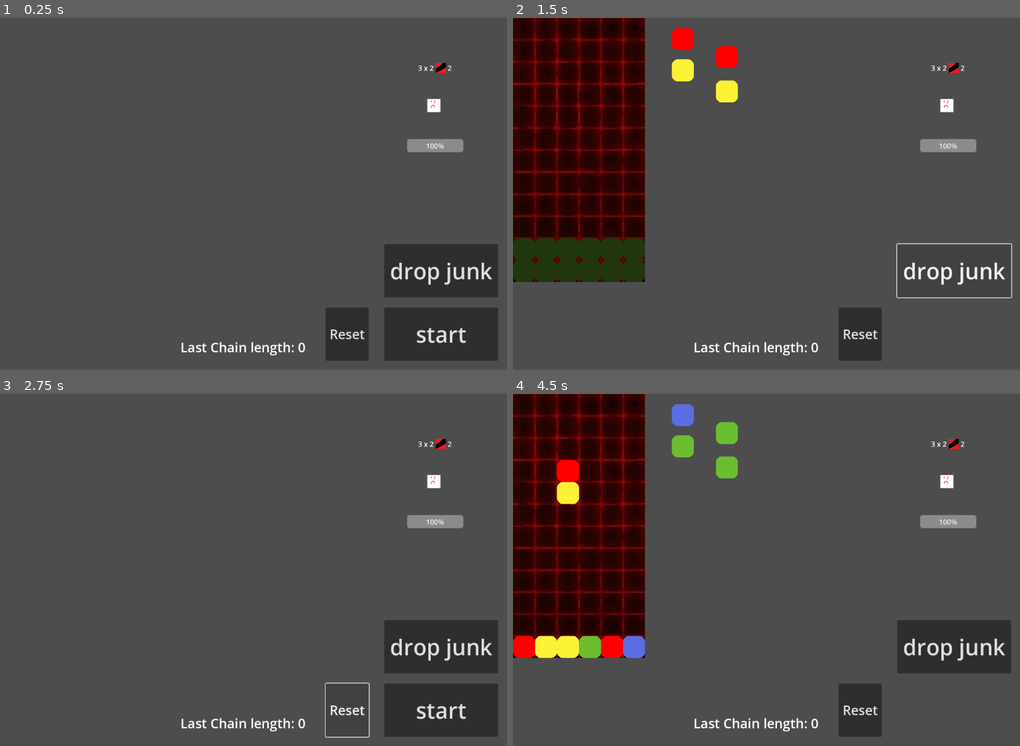
Above: before the commit, frames 1-4 (two rows, left to right).
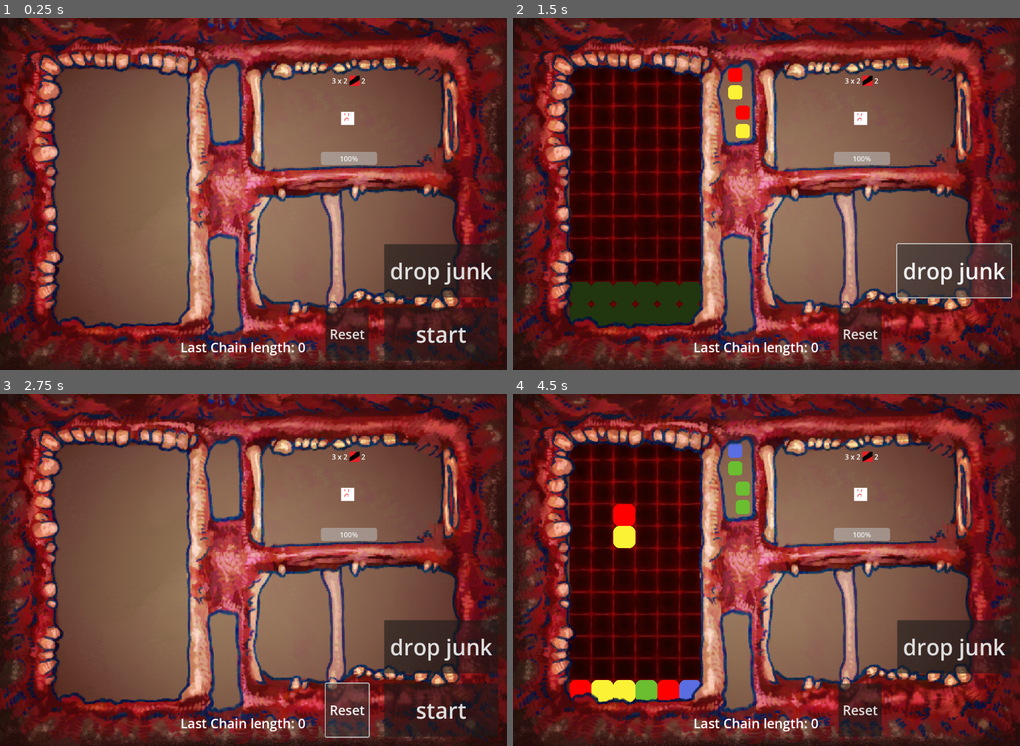
Above: after the commit, the same moments.

Repository: MarGamaDev/PuyoPuyoLike
Game: Godot game, scene res://Scenes/combat.tscn
The game is run twice, just before and just after one commit, with the same random seed, the same clock (stepped at 60 frames per second) and the same inputs. The engine's default icon, where the game draws it, is replaced by a stand-in: a white triangle on a blue panel in a dark square.
Inputs:
- Up to frame 1 (0.25 s): no input
- Up to frame 2 (1.5 s): click "start" at 0.5 s; click "drop junk" at 1.25 s
- Up to frame 3 (2.75 s): click "Reset" at 2 s
- Up to frame 4 (4.5 s): click "start" at 2.75 s; tap Enter at 3.5 s; hold D (puyo_right) 3.53-4.28 s; tap 1 (TESTING_player_spawn) at 3.6 s; tap Space at 4.25 s; hold S (puyo_down) from 4.28 s (still down); tap J (puyo_rotate) at 4.35 s

The runs differ from the first frame. In frame 1, 94% of the frame differs, in the area x 0-100%, y 0-100%; in frame 2, 89%; in frame 3, 94%; in frame 4, 89%.

Commit message:
added the frame and background art

Diff:
--- a/Scenes/combat.tscn
+++ b/Scenes/combat.tscn
@@ -1,23 +1,50 @@
-[gd_scene load_steps=6 format=3 uid="uid://d3naap4gnytxh"]
+[gd_scene load_steps=8 format=3 uid="uid://d3naap4gnytxh"]
 
 [ext_resource type="Script" uid="uid://b0h0tx4msve02" path="res://scripts/Combat/combat_manager.gd" id="1_4ln8h"]
+[ext_resource type="Texture2D" uid="uid://brsfj1k05k7e7" path="res://Art/combat_background.png" id="2_yt1oa"]
 [ext_resource type="PackedScene" uid="uid://buetvmo3m42v5" path="res://Scenes/puyo_manager.tscn" id="4_ubpar"]
 [ext_resource type="PackedScene" uid="uid://spggxai8tcru" path="res://Scenes/Combat/Encounters/slam_boss_encounter.tscn" id="5_3w34b"]
 [ext_resource type="PackedScene" uid="uid://dh8e8u4ch381l" path="res://Scenes/combat_player.tscn" id="5_ut0kg"]
 [ext_resource type="PackedScene" uid="uid://1hbj1uv66mu2" path="res://Scenes/puyo_test_ui.tscn" id="5_yt1oa"]
+[ext_resource type="Texture2D" uid="uid://14ejxpdanarl" path="res://Art/combat_frame.png" id="7_3w34b"]
 
 [node name="Combat" type="Node2D"]
 script = ExtResource("1_4ln8h")
 
+[node name="Background" type="CanvasLayer" parent="."]
+layer = -10
+
+[node name="TextureRect" type="TextureRect" parent="Background"]
+anchors_preset = 15
+anchor_right = 1.0
+anchor_bottom = 1.0
+grow_horizontal = 2
+grow_vertical = 2
+texture = ExtResource("2_yt1oa")
+expand_mode = 1
+
 [node name="PuyoManager" parent="." instance=ExtResource("4_ubpar")]
+position = Vector2(128, 100)
 
 [node name="Player" parent="." instance=ExtResource("5_ut0kg")]
 
 [node name="PuyoTestUI" parent="." node_paths=PackedStringArray("puyo_manager") instance=ExtResource("5_yt1oa")]
+layer = 2
 puyo_manager = NodePath("../PuyoManager")
 
 [node name="SlamBossEncounter" parent="." instance=ExtResource("5_3w34b")]
-position = Vector2(986, 199)
+position = Vector2(790, 228)
+
+[node name="GameFrame" type="CanvasLayer" parent="."]
+
+[node name="TextureRect" type="TextureRect" parent="GameFrame"]
+anchors_preset = 15
+anchor_right = 1.0
+anchor_bottom = 1.0
+grow_horizontal = 2
+grow_vertical = 2
+texture = ExtResource("7_3w34b")
+expand_mode = 1
 
 [connection signal="add_player_counter" from="." to="Player" method="add_counter"]
 [connection signal="add_player_shield" from="." to="Player" method="add_shield"]
--- a/Scenes/grid_manager.tscn
+++ b/Scenes/grid_manager.tscn
@@ -35,16 +35,20 @@
 [node name="QueuedPuyos" type="Node2D" parent="."]
 
 [node name="FirstPair1" parent="QueuedPuyos" instance=ExtResource("2_4xyke")]
-position = Vector2(361, 23)
+position = Vector2(361, 13)
+scale = Vector2(0.65, 0.65)
 
 [node name="FirstPair2" parent="QueuedPuyos" instance=ExtResource("2_4xyke")]
-position = Vector2(361, 94)
+position = Vector2(361, 53)
+scale = Vector2(0.65, 0.65)
 
 [node name="SecondPair1" parent="QueuedPuyos" instance=ExtResource("2_4xyke")]
-position = Vector2(461, 64)
+position = Vector2(378, 99)
+scale = Vector2(0.65, 0.65)
 
 [node name="SecondPair2" parent="QueuedPuyos" instance=ExtResource("2_4xyke")]
-position = Vector2(461, 142)
+position = Vector2(378, 141)
+scale = Vector2(0.65, 0.65)
 
 [node name="SFXPlayer" parent="." instance=ExtResource("3_6mbex")]
 audio_library = SubResource("Resource_7rsak")
--- a/scripts/grid_node.gd
+++ b/scripts/grid_node.gd
@@ -42,12 +42,12 @@
 #adding a puyo to the node, takes a puyo
 func set_puyo(new_puyo : Puyo):
 	puyo = new_puyo
-	puyo.set_pos(global_position)
+	puyo.set_pos(position)
 	is_holding_puyo = true
 
 func move_puyo(new_puyo : Puyo):
 	puyo = new_puyo
-	puyo.set_new_goal(global_position)
+	puyo.set_new_goal(position)
 	is_holding_puyo = true
 
 
Binary file added: Art/combat_background.png
Not shown, added: Art/combat_background.png.import
Binary file added: Art/combat_frame.png
Not shown, added: Art/combat_frame.png.import
